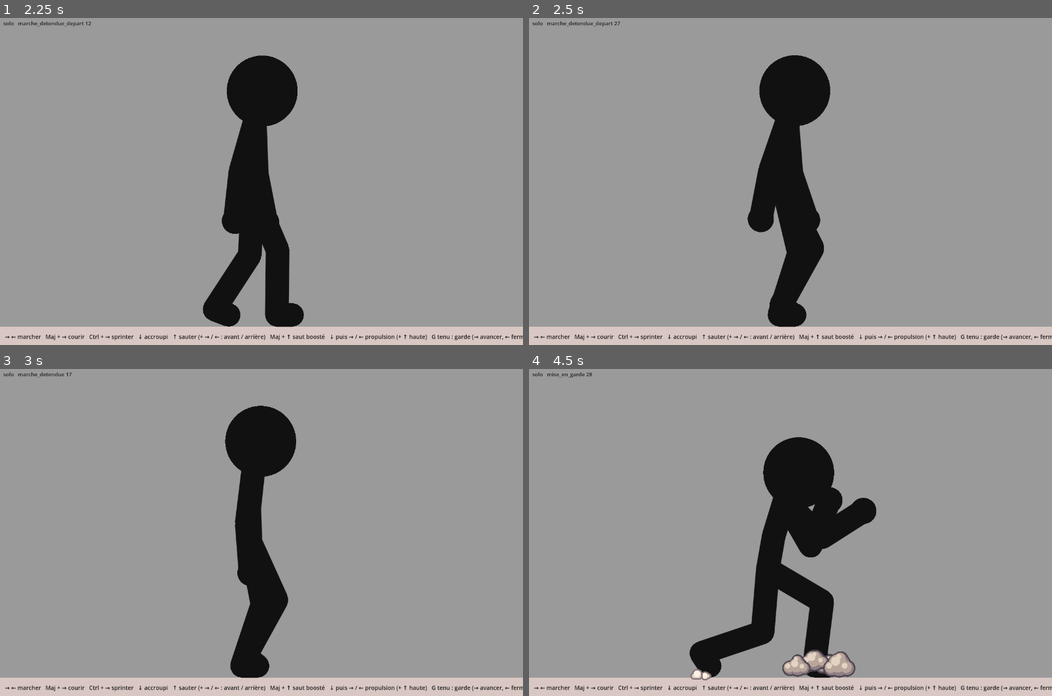
Above: before the commit, frames 1-4 (two rows, left to right).
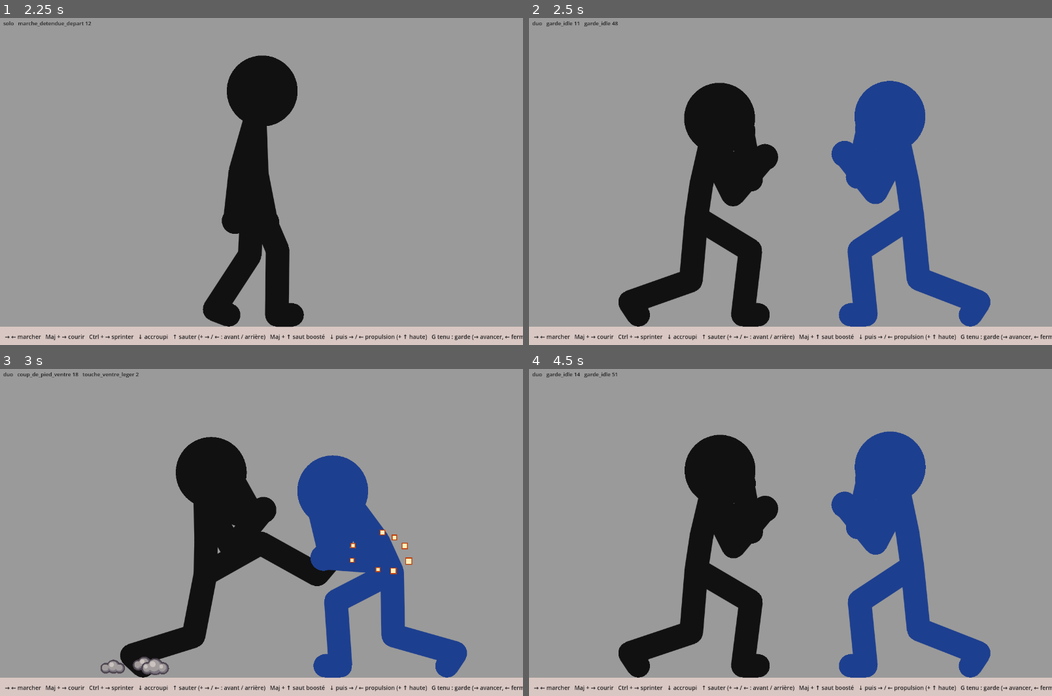
Above: after the commit, the same moments.

Repository: IzumiH2005/Testing
Game: Godot game, scene res://scenes/demo.tscn
Two runs of this game, one before a commit and one after it. Both use one fixed random seed, a clock stepped at 60 frames per second and the inputs below. This scene is started directly instead of the project's main scene.
Inputs (mouse positions are in pixels of both pictures, inside the frame that each line leads up to):
- Up to frame 1 (2.25 s): tap Enter at 0.5 s; drag from (261, 181) to (313, 109) at 0.52 s; drag from (156, 197) to (235, 246) at 1.27 s; move the mouse to (313, 109) at 2.02 s; hold Right from 2.03 s (still down); tap Z at 2.1 s
- Up to frame 2 (2.5 s): keep holding Right; tap O at 2.3 s
- Up to frame 3 (3 s): release Right at 2.75 s; drag from (235, 597) to (104, 483) at 2.77 s
- Up to frame 4 (4.5 s): move the mouse to (947, 581) at 3.52 s; hold Left 3.53-4.25 s; hold G 3.53-4.25 s; tap Space at 3.77, 4.25 s; tap O at 3.8 s; drag from (633, 483) to (712, 450) at 4.27 s

Frame 1 is identical in both runs. In frame 2, 25% of the frame differs, in the area x 0-89%, y 1-95%; in frame 3, 21%; in frame 4, 26%, in the area x 0-89%, y 1-96%.

Commit message:
stickfight : touche_ventre_leger (touché au ventre, léger) et duo contre coup_de_pied_ventre
Co-Authored-By: Claude Opus 5.5 <noreply@anthropic.com>
Claude-Session: https://claude.ai/code/session_013wkJT9ZrGrrZzfFCfUVAVk

Diff:
--- /dev/null
+++ b/stickfight/anims/duo_touche_ventre.json
@@ -0,0 +1,34 @@
+{
+ "nom": "duo_touche_ventre",
+ "longueur": 100,
+ "acteurs": [
+  {
+   "x": 0,
+   "facing": 1,
+   "couleur": "#111111",
+   "anim": "garde_idle",
+   "t0": 0,
+   "programme": [
+    {
+     "contact": 33,
+     "anim": "coup_de_pied_ventre",
+     "fondu": 4
+    }
+   ]
+  },
+  {
+   "x": 140,
+   "facing": -1,
+   "couleur": "#1d3f8f",
+   "anim": "garde_idle",
+   "t0": 37,
+   "programme": [
+    {
+     "contact": 33,
+     "anim": "touche_ventre_leger",
+     "fondu": 1
+    }
+   ]
+  }
+ ]
+}
--- /dev/null
+++ b/stickfight/anims/touche_ventre_leger.json
@@ -0,0 +1,167 @@
+{
+ "nom": "touche_ventre_leger",
+ "boucle": false,
+ "base": "garde",
+ "suivante": "garde_idle",
+ "decalage": {
+  "neck": 1,
+  "chest": 1,
+  "armN": 1,
+  "foreN": 2,
+  "armF": 2,
+  "foreF": 3
+ },
+ "cles": [
+  {
+   "f": 0,
+   "courbe": "lin"
+  },
+  {
+   "f": 1,
+   "nom": "impact : le bassin recule, le buste se plie",
+   "fixe": {
+    "x": -4,
+    "armN": 18,
+    "foreN": 72,
+    "armF": 30,
+    "foreF": 84
+   },
+   "plus": {
+    "y": -3,
+    "root": 4,
+    "spineLow": 9,
+    "chest": 8,
+    "neck": 6
+   },
+   "vise_rel": {
+    "legN": [
+     -1,
+     0
+    ],
+    "legF": [
+     -1,
+     0
+    ]
+   },
+   "courbe": "dec"
+  },
+  {
+   "f": 5,
+   "nom": "plié, les mains vers le ventre",
+   "fixe": {
+    "x": -8,
+    "armN": 8,
+    "foreN": 78,
+    "armF": 14,
+    "foreF": 58
+   },
+   "plus": {
+    "y": -5,
+    "root": 7,
+    "spineLow": 14,
+    "chest": 12,
+    "neck": 4
+   },
+   "vise_rel": {
+    "legN": [
+     -4,
+     0
+    ],
+    "legF": [
+     -7,
+     0
+    ]
+   },
+   "courbe": "acc-dec"
+  },
+  {
+   "f": 11,
+   "nom": "le pied avant recule, le buste se redresse",
+   "fixe": {
+    "x": -12,
+    "armN": 4,
+    "foreN": 118,
+    "armF": 10,
+    "foreF": 124
+   },
+   "plus": {
+    "y": -4,
+    "root": 3,
+    "spineLow": 6,
+    "chest": 5,
+    "neck": 1
+   },
+   "vise_rel": {
+    "legN": [
+     -12,
+     0
+    ],
+    "legF": [
+     -11,
+     0
+    ]
+   },
+   "courbe": "acc-dec"
+  },
+  {
+   "f": 17,
+   "nom": "les mains remontent",
+   "fixe": {
+    "x": -12,
+    "armN": 34,
+    "foreN": 108,
+    "armF": 58,
+    "foreF": 132
+   },
+   "plus": {
+    "y": -2,
+    "spineLow": 2,
+    "chest": 2,
+    "neck": 1
+   },
+   "vise_rel": {
+    "legN": [
+     -12,
+     0
+    ],
+    "legF": [
+     -12,
+     0
+    ]
+   },
+   "courbe": "acc-dec"
+  },
+  {
+   "f": 24,
+   "nom": "garde",
+   "fixe": {
+    "x": -12
+   },
+   "ancre": false
+  }
+ ],
+ "evenements": [
+  {
+   "f": 1,
+   "type": "contact"
+  },
+  {
+   "f": 1,
+   "type": "hitstop",
+   "n": 6,
+   "tremble": 1.3
+  },
+  {
+   "f": 1,
+   "type": "etincelle",
+   "articulation": "waist",
+   "dec": [
+    6,
+    0
+   ],
+   "dir": 180,
+   "genre": "coup",
+   "taille": 1.0
+  }
+ ]
+}
--- a/stickfight/scripts/demo.gd
+++ b/stickfight/scripts/demo.gd
@@ -40,6 +40,7 @@
 ##   Alt + K  duo paré en haut   Alt + Maj + K  duo paré au milieu
 ##   Y  duo touché à la tête (direct, léger) depuis la garde ;
 ##      Maj + Y  le même depuis le repos ;  Ctrl + Y  touché à la tête, lourd
+##   O  duo touché au ventre (coup de pied direct, léger) depuis la garde
 ##   R  repos (remise à zéro)
 ##   Espace  pause    → / ←  image suivante / précédente (en pause)
 ##   L  ralenti ×4    D  squelette
@@ -47,7 +48,8 @@
 const DUOS := ["res://anims/duo_blocage.json", "res://anims/duo_armure.json",
 		"res://anims/duo_projection_cassee.json", "res://anims/duo_pare_haut.json",
 		"res://anims/duo_pare_bas.json", "res://anims/duo_touche_tete.json",
-		"res://anims/duo_touche_tete_repos.json", "res://anims/duo_touche_tete_lourd.json"]
+		"res://anims/duo_touche_tete_repos.json", "res://anims/duo_touche_tete_lourd.json",
+		"res://anims/duo_touche_ventre.json"]
 const HISTORY_MAX := 600
 ## Écart maximal, en images, entre les deux appuis sur → d'un dash.
 const DOUBLE_APPUI := 14
@@ -59,7 +61,7 @@
 ## Images minimales passées dans accroupi_repos_idle avant qu'une propulsion
 ## puisse partir (le fondu de retour de la propulsion précédente se termine).
 const PROPULSION_DELAI := 4
-const HELP := "→ ← marcher   Maj + → courir   Ctrl + → sprin …(690 unchanged characters)… o touché tête (garde / repos / lourd)   R repos   ·   Espace pause   ← → image par image   L ralenti   D squelette"
+const HELP := "→ ← marcher   Maj + → courir   Ctrl + → sprin …(690 unchanged characters)… o touché tête (garde / repos / lourd)   O duo touché ventre   R repos   ·   Espace pause   ← → image par image   L ralenti   D squelette"
 
 ## Esquives des touches 1 à 6, dans l'ordre.
 const ESQUIVES := ["sway", "slip", "baisse", "cote", "saut_arriere", "saut_balayage"]
@@ -475,6 +477,8 @@
 				_duo(DUOS[2] if ev.ctrl_pressed else DUOS[1] if ev.shift_pressed else DUOS[0])
 		KEY_Y:
 			_duo(DUOS[7] if ev.ctrl_pressed else DUOS[6] if ev.shift_pressed else DUOS[5])
+		KEY_O:
+			_duo(DUOS[8])
 		KEY_U:
 			if mode == "solo" and not ev.echo:
 				combat.couche(combat.fighters[0], "armure_encaisse")
Not shown, changed: stickfight/INVENTAIRE.md
